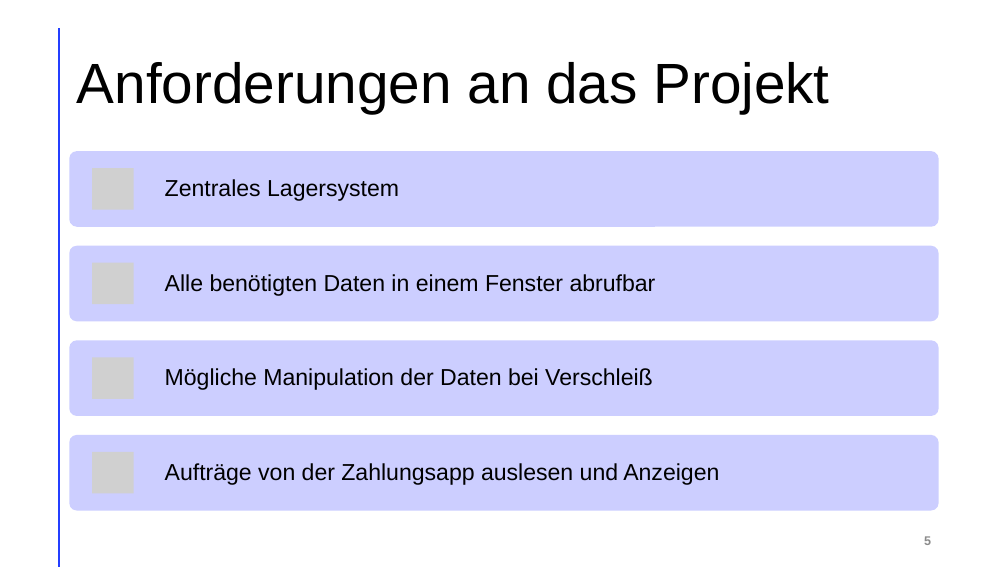
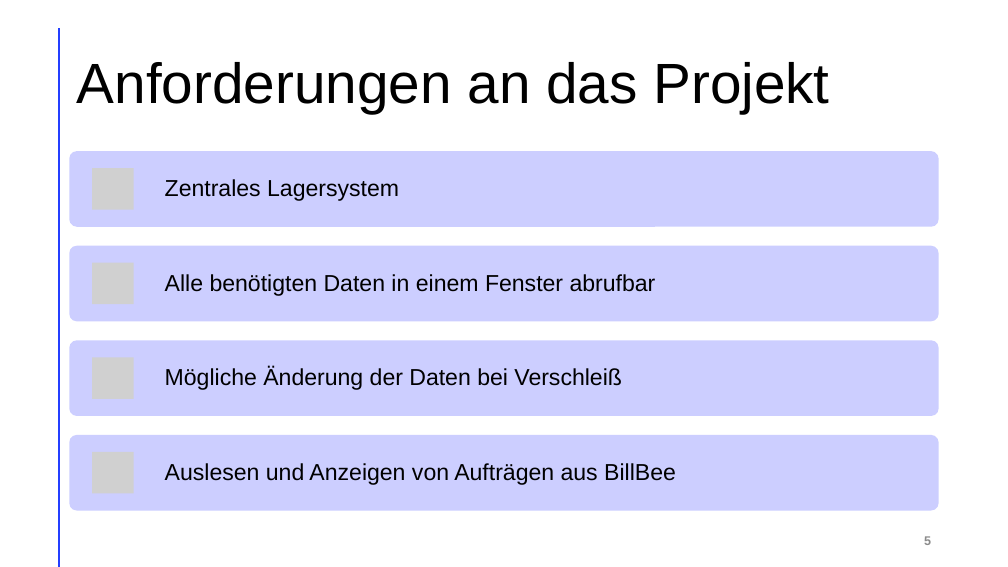
Before and after one commit to LegitesMax/multiflexlbkv, a slide deck: slide 5 of Präsentation/ProjectAward.pptx. Drawn at 1008x567 pixels with LibreOffice and Linux fonts; fonts in the diff are those of the drawing; grey boxes stand for pictures. Boxes give left, top, right and bottom in pixels: in the first picture for what was removed or moved away, otherwise in the second. Text is boxed around its words. In the diff, an @@ line names an element or a change of style, - is before the commit and + after.

```diff
--- a/Präsentation/ProjectAward.pptx
+++ b/Präsentation/ProjectAward.pptx
@@ text at bbox=[165, 367, 622, 390]: text changed @@
-Mögliche Manipulation der Daten bei Verschleiß
+Mögliche Änderung der Daten bei Verschleiß
@@ text at bbox=[165, 463, 676, 485]: text changed @@
-Aufträge von der Zahlungsapp auslesen und Anzeigen
+Auslesen und Anzeigen von Aufträgen aus BillBee
```
Also in this commit, not shown: 2 other slides changed, 2 slides added.
